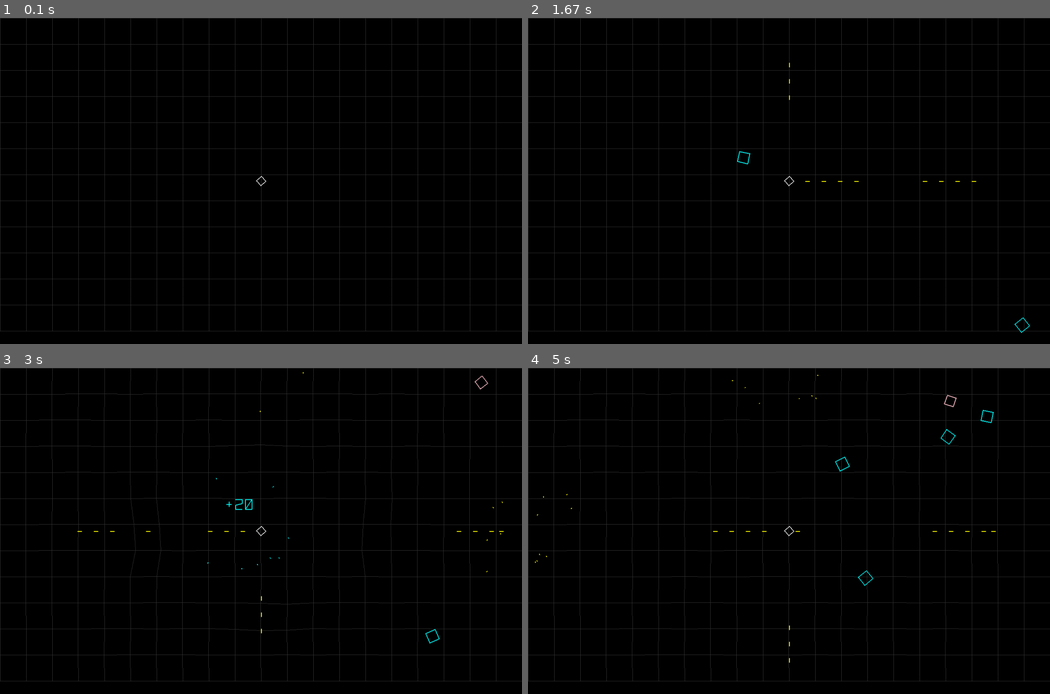
Above: before the commit, frames 1-4 (two rows, left to right).
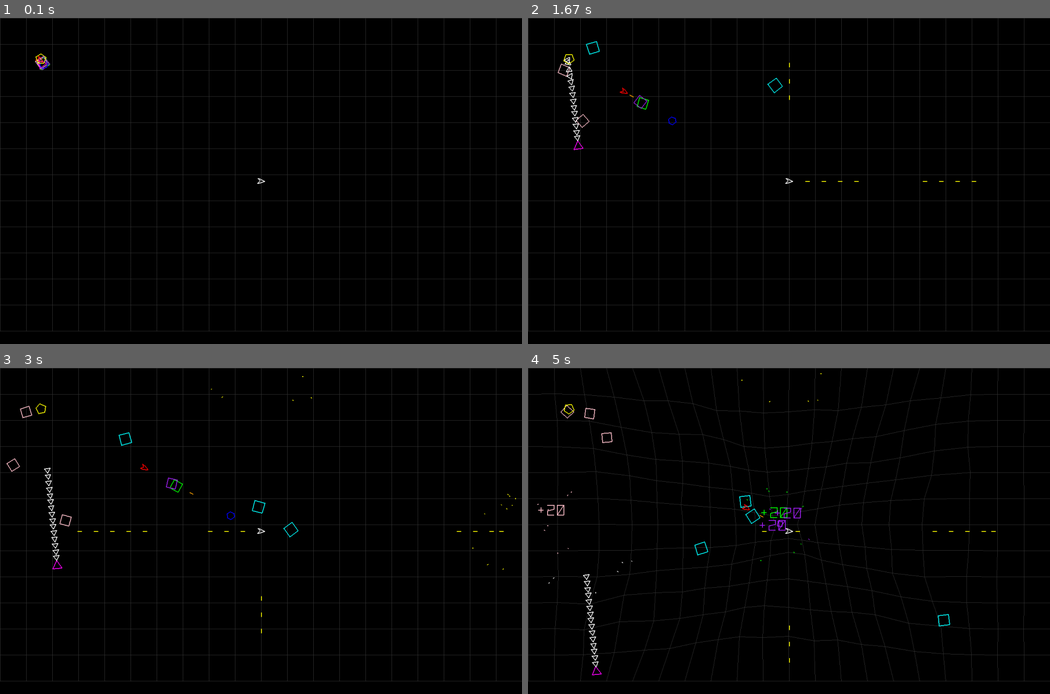
Above: after the commit, the same moments.

Repository: icedman/pygame_chaos_vectors
Game: pygame game, started from main.py
The game is run twice, just before and just after one commit, with the same random seed, the same clock (stepped at 60 frames per second) and the same inputs.
Inputs:
- Up to frame 1 (0.1 s): no input
- Up to frame 2 (1.67 s): hold Right 0.33-0.8 s; hold Up 0.83-1.13 s; hold Right 1.17-1.63 s
- Up to frame 3 (3 s): hold Left 1.67-2.2 s; hold Down 2.23-2.53 s; hold Left 2.57-2.97 s
- Up to frame 4 (5 s): hold Up 3-3.37 s; hold Right 3.4-4.03 s; hold Down 4.07-4.43 s; hold Left 4.47-4.93 s; hold Right from 4.97 s (still down)

The runs differ from the first frame. In frame 1, 0.1% of the frame differs, in the area x 6-52%, y 10-52%; in frame 2, 0.5%; in frame 3, 3.1%; in frame 4, 5.2%, in the area x 1-96%, y 0-96%.

Commit message:
add shapes

Diff:
--- a/blackhole.py
+++ b/blackhole.py
@@ -12,6 +12,7 @@
         Entity.init(self)
         self.radius = 16
         self.color = "red"
+        self.shape = "pentagon"
         self.speed = 2.5
         self.direction = Vector(0, 0)
         self.max_count = 6
@@ -21,6 +22,7 @@
 
     def update(self, dt):
         speedScale = 1
+
         #   if (move > 0):
         #     move = move -1 * speedScale
         #     return
--- a/draw.py
+++ b/draw.py
@@ -19,7 +19,7 @@
 
 
 class Context:
-    _states: list[ContextState] = []
+    _states = []
     surface: any = None
 
     def __init__(self, surface):
--- a/entities.py
+++ b/entities.py
@@ -59,6 +59,9 @@
     generate_what: EntityType = EntityType.none
     generate_size = 0
 
+    # hints
+    angle_offset = 0
+
     def init(self):
         n = self
         dir = Rand(0, 359)
@@ -273,6 +276,7 @@
         Entity.init(self)
         self.radius = 12
         self.color = "blue"
+        self.shape = "hexagon"
         self.speed = 4.35
         self.toward_range = gameState.screen["width"]
 
@@ -287,6 +291,7 @@
         Entity.init(self)
         self.radius = 16
         self.color = "red"
+        self.shape = "ship"
         self.speed = 2.45
         self.shield = 5
         self.spin_speed = 0
@@ -322,6 +327,7 @@
         Entity.init(self)
         self.radius = 10
         self.color = "yellow"
+        self.shape = "triangle"
         self.speed = 5
         self.direction = Vector(0, 0)
 
@@ -334,11 +340,14 @@
         Entity.init(self)
         self.radius = 16
         self.color = "magenta"
+        self.shape = "triangle"
+        self.rotate_toward = True
         self.speed = 3.5
         self.rotation = Rand(0, 360)
         self.spin_speed = 0
         self.shield = 3
         self.max_count = 12
+        self.angle_offset = 90 + 180
 
     def create(self):
         return Snake()
@@ -390,10 +399,12 @@
         Entity.init(self)
         self.radius = 10
         self.color = "white"
+        self.shape = "triangle"
         self.speed = 3.5
         self.rotate_toward = True
         self.spin_speed = 0
         self.max_count = 80
+        self.angle_offset = 90
 
     def create(self):
         return SnakeBody()
@@ -446,6 +457,7 @@
         Entity.init(self)
         self.radius = 12
         self.color = "blue"
+        self.color = "triangle"
         self.speed = 1.0
         self.toward_range = gameState.screen["width"]
 
@@ -499,6 +511,7 @@
         Entity.init(self)
         self.radius = 16
         self.color = "yellow"
+        self.shape = "pentagon"
         self.speed = 2
         self.spin_speed = 0.5
         self.shield = 2
@@ -623,8 +636,9 @@
 
     def init(self):
         Entity.init(self)
-        self.radius = 12
+        self.radius = 16
         self.color = "white"
+        self.shape = "ship"
         self.rotate_toward = True
         self.direction = Vector()
 
@@ -647,10 +661,12 @@
         if mx != 0 or my != 0:
             self.last_direction = Vector(mx, my)
 
-        a = angleTo(0, 0, n.last_direction.x, n.last_direction.y)
+        a = angleTo(0, 0, n.last_direction.x, n.last_direction.y) + 360
+        n.angle += 360
         n.angle *= 4
         n.angle += a
         n.angle /= 5
+        n.angle -= 360
 
         fx = 1 if (keys["right"] == True) else 0
         fx += -1 if (keys["left"] == True) else 0
@@ -684,13 +700,13 @@
 
 class EntityService:
     last_shot = 0
-    entities: dict[EntityType, list] = {}
-    enemies: dict[EntityType, list] = {}
+    entities = {}
+    enemies = {}
 
     createParticles: any
     createFloatingText: any
 
-    defs: dict[EntityType, Entity] = {
+    defs = {
         EntityType.pinkPinwheel: PinkPinwheel(),
         EntityType.blueDiamond: BlueDiamond(),
         EntityType.greenSquare: GreenSquare(),
--- a/game.py
+++ b/game.py
@@ -28,14 +28,14 @@
         gameState.player = entityService.create(0, 0, EntityType.player)
         entityService.attach(gameState.player)
 
-        # entityService.attach(entityService.create(100, 100, EntityType.pinkPinwheel))
-        # entityService.attach(entityService.create(100, 100, EntityType.greenSquare))
-        # entityService.attach(entityService.create(100, 100, EntityType.blueCircle))
-        # entityService.attach(entityService.create(100, 100, EntityType.purpleSquare))
-        # entityService.attach(entityService.create(100, 100, EntityType.snake))
+        entityService.attach(entityService.create(100, 100, EntityType.pinkPinwheel))
+        entityService.attach(entityService.create(100, 100, EntityType.greenSquare))
+        entityService.attach(entityService.create(100, 100, EntityType.blueCircle))
+        entityService.attach(entityService.create(100, 100, EntityType.purpleSquare))
+        entityService.attach(entityService.create(100, 100, EntityType.snake))
         # entityService.attach(entityService.create(100, 100, EntityType.redCircle))
-        # entityService.attach(entityService.create(100, 100, EntityType.redClone))
-        # entityService.attach(entityService.create(100, 100, EntityType.generator))
+        entityService.attach(entityService.create(100, 100, EntityType.redClone))
+        entityService.attach(entityService.create(100, 100, EntityType.generator))
         # for i in range(0, 10):
         #     entityService.attach(
         #         entityService.create(Rand(100, 800), Rand(100, 600), EntityType.lineEnd)
--- a/grid.py
+++ b/grid.py
@@ -60,8 +60,8 @@
 
 
 class Grid:
-    grid: list[list[GridPoint, GridPoint]] = []
-    lines: list[GridLine] = []
+    grid = []
+    lines = []
 
     SCREENW = 1024
     SCREENH = 768
--- a/maths.py
+++ b/maths.py
@@ -64,7 +64,7 @@
 
 
 class Matrix:
-    M: list[list] = [[0, 0, 0, 0], [0, 0, 0, 0], [0, 0, 0, 0], [0, 0, 0, 0]]
+    M = [[0, 0, 0, 0], [0, 0, 0, 0], [0, 0, 0, 0], [0, 0, 0, 0]]
 
     @staticmethod
     def identity():
@@ -203,7 +203,7 @@
 
 
 class Vector:
-    M: list[int] = [0, 0, 0]
+    M = [0, 0, 0]
 
     def __init__(self, x=0, y=0, z=0):
         self.M = [x, y, z]
--- a/renderer.py
+++ b/renderer.py
@@ -7,29 +7,33 @@
 from grid import grid
 
 
-def renderShape(ctx: Context, shape: str, x, y, r, color="red"):
+def renderShape(ctx: Context, shape: str, x, y, r, angle, color="red"):
     sl = shapes[shape]["shapes"]
     ctx.save()
+    ctx.rotate((angle + 360 - 90) % 360)
     ctx.scale(r, r)
     ctx.translate(x, y)
     for s in sl:
-        points = []
-        for p in s["points"]:
-            points.append(p)
-        ctx.translate(points[0][0] * r, points[0][1] * r)
-        del points[0]
-        ctx.drawPolygonPoints(points, color)
+        if "points" in s:
+            points = []
+            for p in s["points"]:
+                points.append(p)
+            ctx.translate(points[0][0] * r, points[0][1] * r)
+            del points[0]
+            ctx.drawPolygonPoints(points, color)
+        if "polygon" in s:
+            ctx.drawPolygon(0, 0, s["scale"], s["polygon"], color)
     ctx.restore()
 
 
-def renderEntityShape(ctx: Context, e: Entity):
-    return
-
-
 def renderDefault(ctx: Context, e: Entity):
-    if e.radius > 0:
+    if e.shape != "":
+        renderShape(
+            ctx, e.shape, e.pos.x, e.pos.y, e.radius, e.angle + e.angle_offset, e.color
+        )
+    elif e.radius > 0:
         ctx.save()
-        ctx.rotate(e.angle)
+        ctx.rotate(e.angle + e.angle_offset)
         ctx.translate(e.pos.x, e.pos.y)
         ctx.drawPolygon(0, 0, e.radius, 4, e.color)
         ctx.restore()
--- a/shapes.py
+++ b/shapes.py
@@ -40,6 +40,23 @@
             },
         ]
     },
+    "ship": {
+        "shapes": [
+            {
+                "scale": 1.3,
+                "points": [
+                    [0.0, 0.0, 0.0],
+                    [0.0, -0.15, 0.0],
+                    [-0.35, -0.50, 0.0],
+                    [-0.315, -0.15, 0.0],
+                    [0.0, 0.585, 0.0],
+                    [0.315, -0.15, 0.0],
+                    [0.35, -0.50, 0.0],
+                    [0.0, -0.15, 0.0],
+                ],
+            }
+        ]
+    },
     "triangle": {"shapes": [{"scale": 0.8, "polygon": 3}]},
     "pentagon": {"shapes": [{"scale": 0.8, "polygon": 5}]},
     "hexagon": {"shapes": [{"scale": 0.8, "polygon": 6}]},
--- a/state.py
+++ b/state.py
@@ -8,7 +8,7 @@
     tick = 0
     cnt = 0
     screen = {"width": 1024, "height": 768}
-    keys: dict[str, bool] = {
+    keys = {
         "w": False,
         "a": False,
         "s": False,
